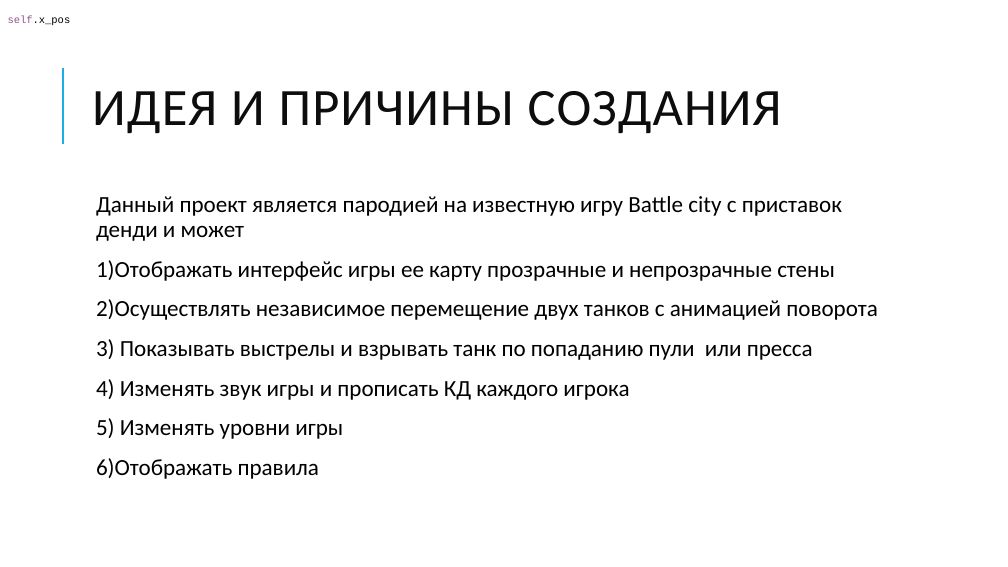
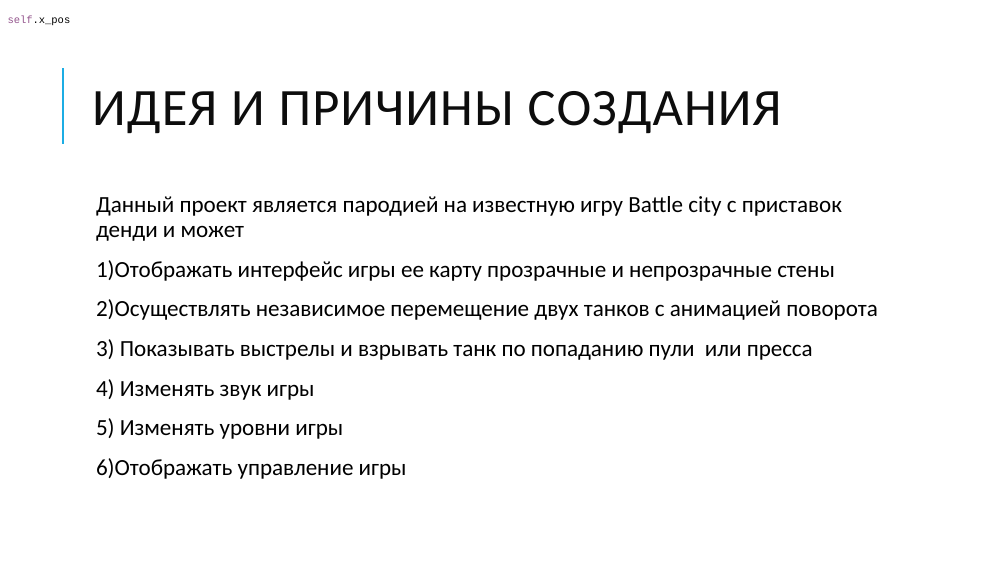
Before and after one commit to AmirHusnutdinov/Battle-City, a slide deck: slide 2 of ТАНЧИКИ НА pYGAME.pptx. Drawn at 1008x567 pixels with LibreOffice and Linux fonts; fonts in the diff are those of the drawing. Boxes give left, top, right and bottom in pixels: in the first picture for what was removed or moved away, otherwise in the second. Text is boxed around its words. In the diff, an @@ line names an element or a change of style, - is before the commit and + after.

```diff
--- a/ТАНЧИКИ НА pYGAME.pptx
+++ b/ТАНЧИКИ НА pYGAME.pptx
@@ text at [96,379,315,400]: text changed @@
-  4) Изменять звук игры и прописать КД каждого игрока
+  4) Изменять звук игры
@@ text at [96,458,407,479]: text changed @@
-  6)Отображать правила
+  6)Отображать управление игры
```
Also in this commit, not shown: 3 other slides changed, 9 other files.
